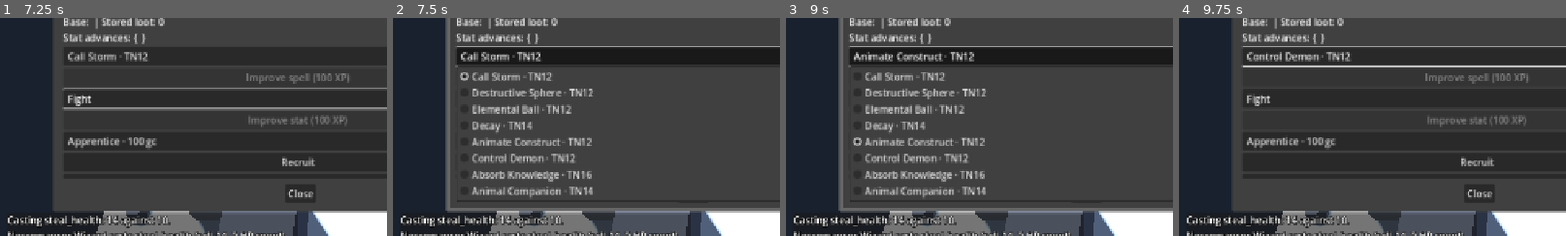
Above: before the commit, frames 1-4 (left to right).
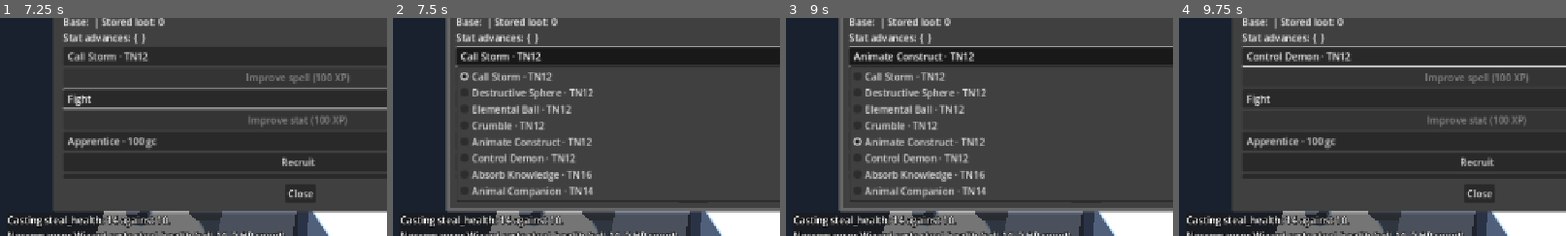
Above: after the commit, the same moments.

Repository: drag0nblad3/Frostgame
Game: Godot game, scene res://scenes/main.tscn
Two runs of this game, one before a commit and one after it. Both use one fixed random seed, a clock stepped at 60 frames per second and the inputs below.
Inputs:
- Up to frame 1 (7.25 s): click "Campaign" at 0.5 s; click "Campaign" at 1.25 s; click "New game" at 2 s; click "New game" at 2.75 s; click "Start campaign with current d…" at 3.5 s; click "Fight" at 4.25 s; click "Watch" at 5 s; click "Warband" at 5.75 s; click "Frozen Ruins" at 6.5 s
- Up to frame 2 (7.5 s): click "Call Storm · TN12" at 7.25 s
- Up to frame 3 (9 s): click "Apprentice · 100 gc" at 8 s; click "Animate Construct · TN12" at 8.75 s
- Up to frame 4 (9.75 s): click "Recruit" at 9.5 s
The pictures show only the part of the screen within x 0-50%, y 27-77%; the shares and areas given below are measured in that part.

Frame 1 is identical in both runs. In frame 2, 0.4% of the frame differs, in the area x 20-40%, y 47-53%; in frame 3, 0.4%; in frame 4, nothing differs.

Commit message:
Implement Crumble openings, conjured wall destruction and collapsing terrain

Diff:
--- a/data/spells.json
+++ b/data/spells.json
@@ -3,7 +3,7 @@
     "name": "Crumble",
     "school": "chronomancer",
     "number": 10,
-    "kind": "unimplemented"
+    "kind": "counter"
   },
   "decay": {
     "name": "Decay",
--- /dev/null
+++ b/src/core/state/crumble_actions.gd
@@ -0,0 +1,64 @@
+class_name CrumbleActions
+extends RefCounted
+
+var c: GameController
+
+
+func _init(controller: GameController) -> void:
+	c = controller
+
+
+func options(f: Figure) -> Array[Dictionary]:
+	var out: Array[Dictionary] = []
+	var board := c.state.board
+	for p in board.pieces:
+		if p.kind.id != "spell_wall" and (p.cast_turn >= 0 or not p.kind.blocks_move or p.kind.height < 1.0):
+			continue
+		var near := Vector2(clampf(f.pos.x, p.rect.position.x, p.rect.end.x), clampf(f.pos.y, p.rect.position.y, p.rect.end.y)).lerp(f.pos, 0.02)
+		if not LineOfSight.check(board, f.pos, near).clear:
+			continue
+		out.append({"kind": "terrain", "target": f.id, "piece": p, "label": "%s at %.1f, %.1f" % [p.kind.name, p.rect.get_center().x, p.rect.get_center().y]})
+	return out
+
+
+func apply(p: TerrainPiece) -> void:
+	var s := c.state
+	if not s.board.pieces.has(p):
+		return
+	if p.kind.id == "spell_wall":
+		c._magic.terrain.remove(p)
+		return
+	# Remove a doorway-width strip through the simplified solid ruin footprint.
+	var r := p.rect
+	var along_x := r.size.x >= r.size.y
+	var length := r.size.x if along_x else r.size.y
+	var remaining := maxf(0.0, (length - 1.5) * 0.5)
+	s.board.pieces.erase(p)
+	if remaining > 0.01:
+		var a := Rect2(r.position, Vector2(remaining, r.size.y) if along_x else Vector2(r.size.x, remaining))
+		var b := Rect2(r.end - a.size, a.size)
+		s.board.pieces.append(TerrainPiece.new(p.kind, a))
+		s.board.pieces.append(TerrainPiece.new(p.kind, b))
+	s.board.invalidate_terrain()
+	c.emit("terrain_changed", {"spell": "crumble", "created": false})
+	for t in s.figures:
+		if not t.in_play() or t.elevation <= s.board.height_at(t.pos):
+			continue
+		var mod := t.effective_move() + t.roll_penalty() - int(t.injury_types.get("lost_toes", 0))
+		var saved := StatRoll.succeeds(c.dice.d20(), mod, 22)
+		if saved:
+			var moved := false
+			for i in 16:
+				var at := t.pos + Vector2.RIGHT.rotated(TAU * i / 16.0)
+				if s.board.height_at(at) >= t.elevation and c._magic.movement.landing(t, at, true):
+					c._magic.movement.move(t, at)
+					moved = true
+					break
+			if moved:
+				continue
+		var h := s.board.height_at(t.pos)
+		var damage := ElevationRules.fall_damage(t.elevation - h)
+		t.elevation = h
+		c.emit("terrain_fall", {"id": t.id})
+		if damage > 0 and MagicEquipment.bonus(t, "slow_fall") == 0:
+			c._hurt(t, damage, t, false)
--- a/src/core/state/spell_actions.gd
+++ b/src/core/state/spell_actions.gd
@@ -11,6 +11,7 @@
 var resistance: ResistanceActions
 var weapons: WeaponActions
 var treasure_magic: TreasureMagic
+var crumble: CrumbleActions
 
 
 func _init(controller: GameController) -> void:
@@ -23,6 +24,7 @@
 	resistance = ResistanceActions.new(c)
 	weapons = WeaponActions.new(c)
 	treasure_magic = TreasureMagic.new(c)
+	crumble = CrumbleActions.new(c)
 
 
 func can_cast(id: String, target_id: int) -> bool:
@@ -115,10 +117,12 @@
 func counter_options(id: String) -> Array[Dictionary]:
 	var f := c.state.active()
 	var empty: Array[Dictionary] = []
-	if id not in ["dispel", "spell_eater", "decay", "power_word", "draining_word"] or not c.can_act() or f == null or f.def.role not in ["wizard", "apprentice"] or Contact.in_combat(c.state.figures, f) or f.spell_effects.has("blinding_light"):
+	if id not in ["dispel", "spell_eater", "decay", "power_word", "draining_word", "crumble"] or not c.can_act() or f == null or f.def.role not in ["wizard", "apprentice"] or Contact.in_combat(c.state.figures, f) or f.spell_effects.has("blinding_light"):
 		return empty
 	if not available_spell(f, id):
 		return empty
+	if id == "crumble":
+		return crumble.options(f)
 	if id in ["power_word", "draining_word"]:
 		return WordMagic.options(c.state, f, id)
 	return weapons.options(f) if id == "decay" else counter.options(f)
@@ -281,6 +285,9 @@
 	if id in ["power_word", "draining_word"]:
 		WordMagic.apply(s, f, id, p["effect"]["chosen"])
 		c.emit("spell_effect", {"id": f.id, "spell": id})
+		return true
+	if id == "crumble":
+		crumble.apply(p["effect"]["piece"])
 		return true
 	if id == "decay":
 		weapons.destroy(t, p["effect"]["weapon"])
--- a/src/view/battle/battle_input.gd
+++ b/src/view/battle/battle_input.gd
@@ -159,7 +159,7 @@
 			hint = "Choose a spell."
 		"counter_select":
 			var option := counter_choices[counter_index]
-			hint = "%s %d/%d: %s" % ["Destroy weapon" if selected_spell == "decay" else ("Choose spell" if selected_spell in ["power_word", "draining_word"] else "Cancel effect"), counter_index + 1, counter_choices.size(), option["label"]]
+			hint = "%s %d/%d: %s" % ["Destroy terrain" if selected_spell == "crumble" else "Destroy weapon" if selected_spell == "decay" else ("Choose spell" if selected_spell in ["power_word", "draining_word"] else "Cancel effect"), counter_index + 1, counter_choices.size(), option["label"]]
 			if option["kind"] == "terrain":
 				points.append(option["piece"].rect.get_center())
 			elif option["kind"] != "storm":
@@ -303,7 +303,7 @@
 	if key.begins_with("spell_") and key != "spell_cancel":
 		selected_spell = key.trim_prefix("spell_")
 		spell_rotated = false
-		if selected_spell in ["dispel", "spell_eater", "decay", "power_word", "draining_word"]:
+		if selected_spell in ["dispel", "spell_eater", "decay", "power_word", "draining_word", "crumble"]:
 			counter_choices = c._magic.counter_options(selected_spell)
 			if counter_choices.is_empty():
 				refresh()
--- a/src/view/hud/battle_hud.gd
+++ b/src/view/hud/battle_hud.gd
@@ -12,7 +12,7 @@
 signal action_pressed(action: String)
 
 const LOG_LINES := 4
-const ACTIONS := {"move": "Move", "fight": "Fight", "shoot": …(501 unchanged characters)… nstead", "spell_decay": "Decay", "spell_possess": "Possess", "spell_bones_of_the …(2976 unchanged characters)…
+const ACTIONS := {"move": "Move", "fight": "Fight", "shoot": …(501 unchanged characters)… nstead", "spell_decay": "Decay", "spell_crumble": "Crumble", "spell_possess": "Possess", "spell_bones_of_the …(2976 unchanged characters)…
 
 var _status: Label
 var _hint: Label
--- /dev/null
+++ b/tests/unit/test_crumble.gd
@@ -0,0 +1,25 @@
+extends TestCase
+
+
+func test_crumble_creates_opening() -> void:
+	var c := make_game(make_board(), [fig("wizard", 0, Vector2(10, 10)), fig("thug", 1, Vector2(25, 25))], LoadedDice.new([18]))
+	var k := TerrainKind.new()
+	k.id = "wall"
+	k.blocks_move = true
+	k.blocks_los = true
+	k.height = 3.0
+	var piece := TerrainPiece.new(k, Rect2(13, 8, 1, 6))
+	c.state.board.pieces.append(piece)
+	c.state.board.invalidate_terrain()
+	check(not c.state.board.can_stand(Vector2(13.5, 11), 0.5))
+	c._magic.crumble.apply(piece)
+	check_eq(c.state.board.pieces.size(), 2)
+	check(c.state.board.can_stand(Vector2(13.5, 11), 0.5))
+	check(LineOfSight.check(c.state.board, Vector2(10, 11), Vector2(16, 11)).clear)
+
+
+func test_crumble_conjured_wall() -> void:
+	var c := make_game(make_board(), [fig("wizard", 0, Vector2(10, 10)), fig("thug", 1, Vector2(25, 25))], Dice.new(1))
+	c._magic.terrain.apply(c.state.figure(1), "wall", Vector2(15, 10), true)
+	c._magic.crumble.apply(c.state.board.pieces[0])
+	check(c.state.board.pieces.is_empty())
Not shown, changed: docs/rules-coverage.md
